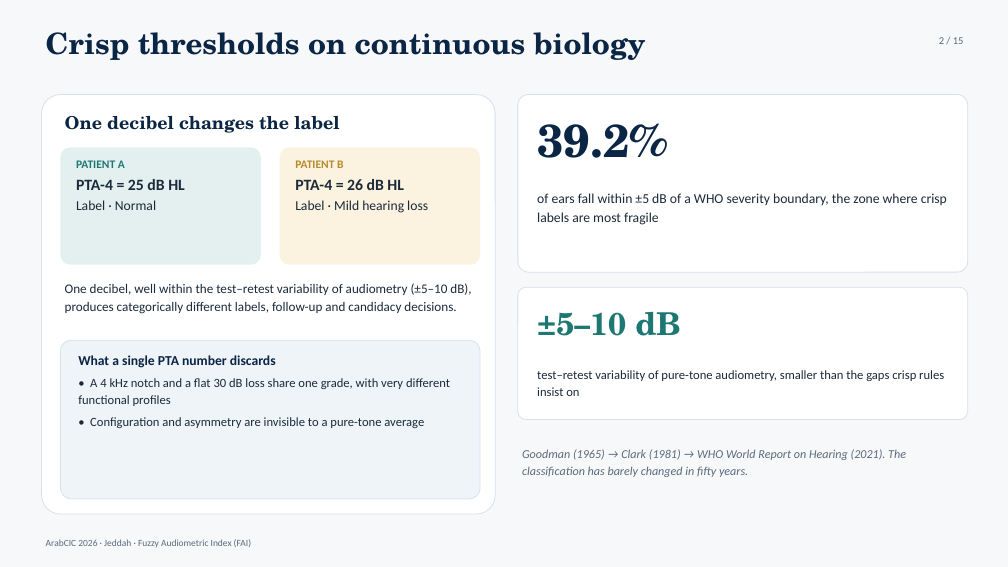
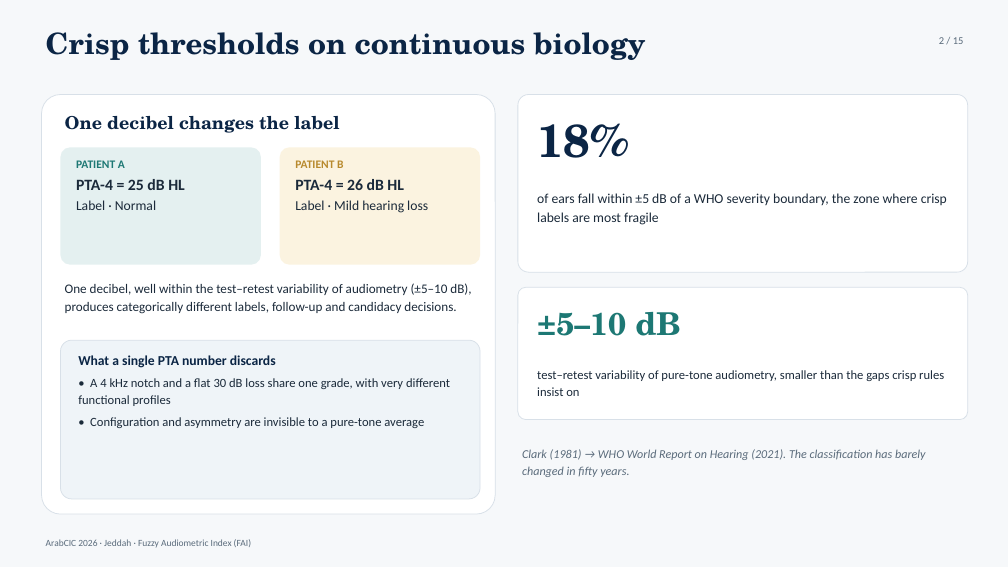
Before and after one commit to ameye/fuzzy-audiogram, a slide deck: slide 2 of arabcic2026/arabcic2026_fuzzy_audiogram.pptx. Drawn at 1008x567 pixels with LibreOffice and Linux fonts; fonts in the diff are those of the drawing. Boxes give left, top, right and bottom in pixels: in the first picture for what was removed or moved away, otherwise in the second. Text is boxed around its words. In the diff, an @@ line names an element or a change of style, - is before the commit and + after.

Commit message:
Correct the ArabCIC fuzzy deck against the current rule base and cohort
Four numeric corrections, all verified against the built FIS and the
participant-pipeline outputs.

Rule count: the deck said 48 rules in four groups (12/14/12/10). The control
system built by fuzzy_audiogram.core.build_audiogram_fis holds 42: 12 severity,
14 configuration, 12 referral, 4 mixed-loss. The figure's own caption box said
48 as well, so fig2_fis_architecture is regenerated at 42 and the group card
reads MIXED-LOSS - 4 RULES.

Borderline share: slide 2 said 39.2 per cent of ears within +/-5 dB of a WHO
boundary. That figure is from the P_AUX 2017-2020 EDA, a different sample. On
the presented cohort (19,623 clean ears, three cycles) the share is 18.3 per
cent, and the manuscript's Introduction says 18-22; the chip now reads 18.

Membership table: the Normal row printed b = 6.4 against 0.0 in
data/output/params_combined.json, the parameter set every reported metric was
computed from. Corrected to 0.0. The 26 dB row (FAI 25.7, normal 0.16, mild
0.40) reproduces exactly when the FIS is rebuilt on those parameters.

Closing slide: the submission line sat on top of the waveform; moved up and the
waveform shortened.

```diff
--- a/arabcic2026/arabcic2026_fuzzy_audiogram.pptx
+++ b/arabcic2026/arabcic2026_fuzzy_audiogram.pptx
@@ text at (537,123,629,158): text changed @@
-39.2%
+18%
@@ text at (522,449,925,477): text changed @@
-Goodman (1965) → Clark (1981) → WHO World Report on Hearing (2021). The classification has barely changed in fifty years.
+Clark (1981) → WHO World Report on Hearing (2021). The classification has barely changed in fifty years.
```
Also in this commit, not shown: 7 other slides changed, 6 other files.
